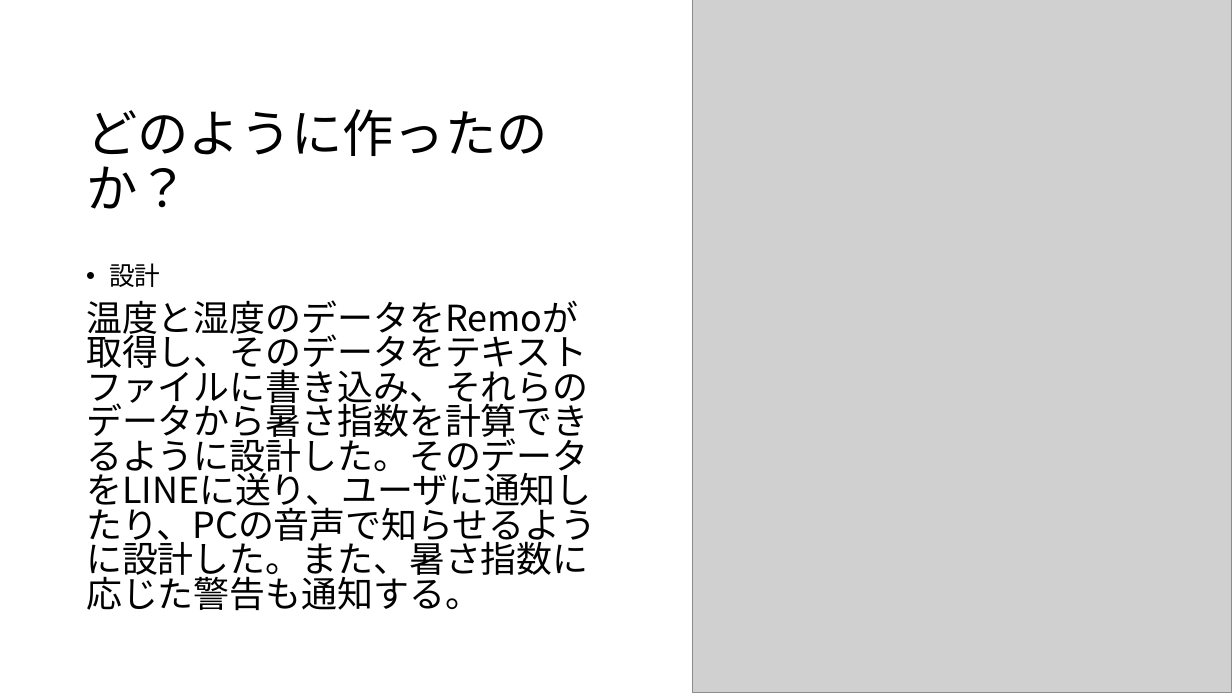
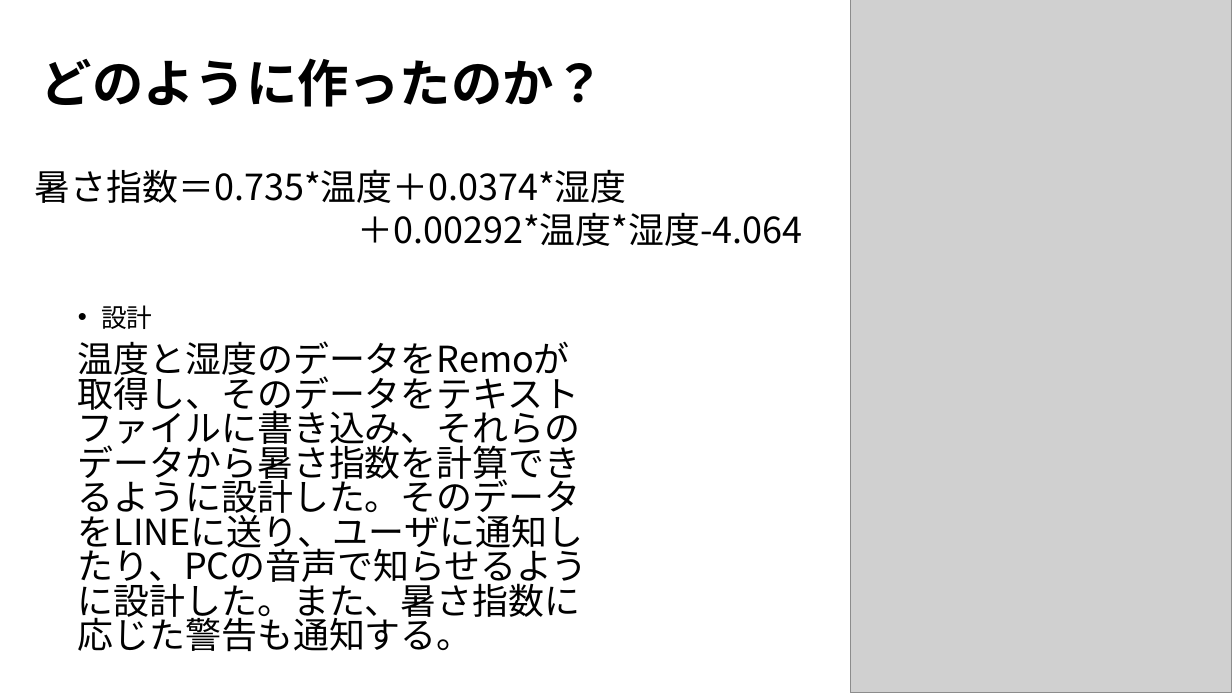
Before and after one commit to RUSAEXP12024/group17, a slide deck: slide 6 of SA組込み実験成果発表_17.pptx. Drawn at 1232x693 pixels with LibreOffice and Linux fonts; fonts in the diff are those of the drawing; grey boxes stand for pictures. Boxes give left, top, right and bottom in pixels: in the first picture for what was removed or moved away, otherwise in the second. Text is boxed around its words. In the diff, an @@ line names an element or a change of style, - is before the commit and + after.

```diff
--- a/SA組込み実験成果発表_17.pptx
+++ b/SA組込み実験成果発表_17.pptx
@@ title "どのように作ったのか？": place and size @@
-title "どのように作ったのか？" at [86, 109, 548, 209]
+title "どのように作ったのか？" at [41, 58, 605, 107]
@@ title "どのように作ったのか？" at [41, 58, 605, 107]: bold on @@
@@ picture: place and size @@
-picture at [693, 0, 1232, 693]
+picture at [850, 0, 1232, 693]
@@ text added at [35, 169, 803, 246], 28 pt, text #000000 @@
+暑さ指数＝0.735*温度＋0.0374*湿度
+＋0.00292*温度*湿度-4.064
@@ text "設計": place and size @@
-text "設計" at [86, 263, 596, 611]
+text "設計" at [78, 305, 588, 652]
```
Also in this commit, not shown: 9 other slides changed.
